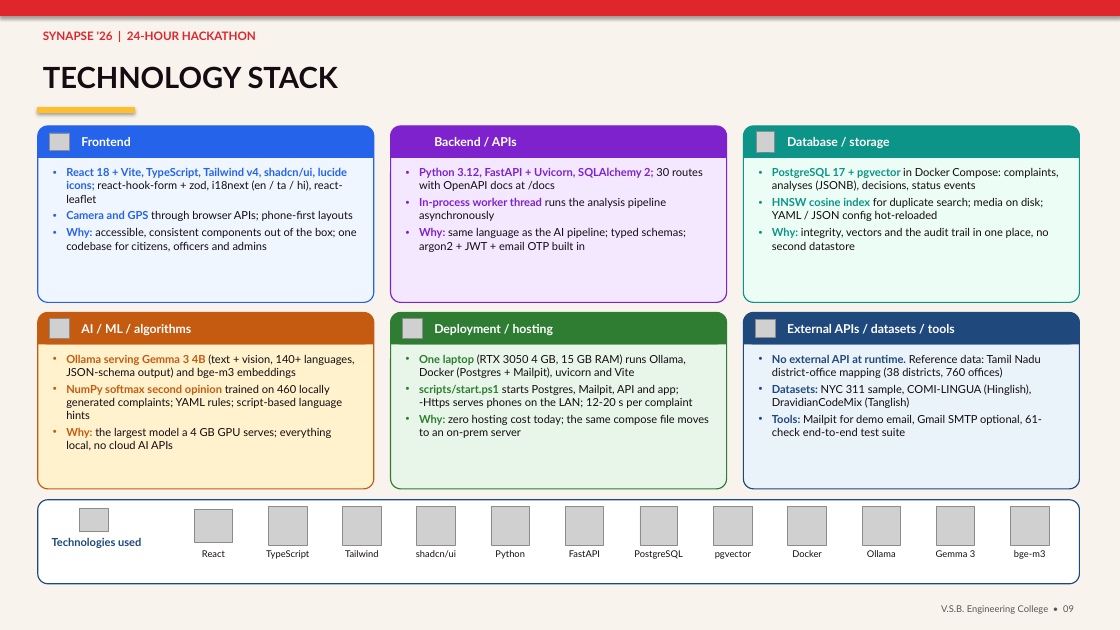
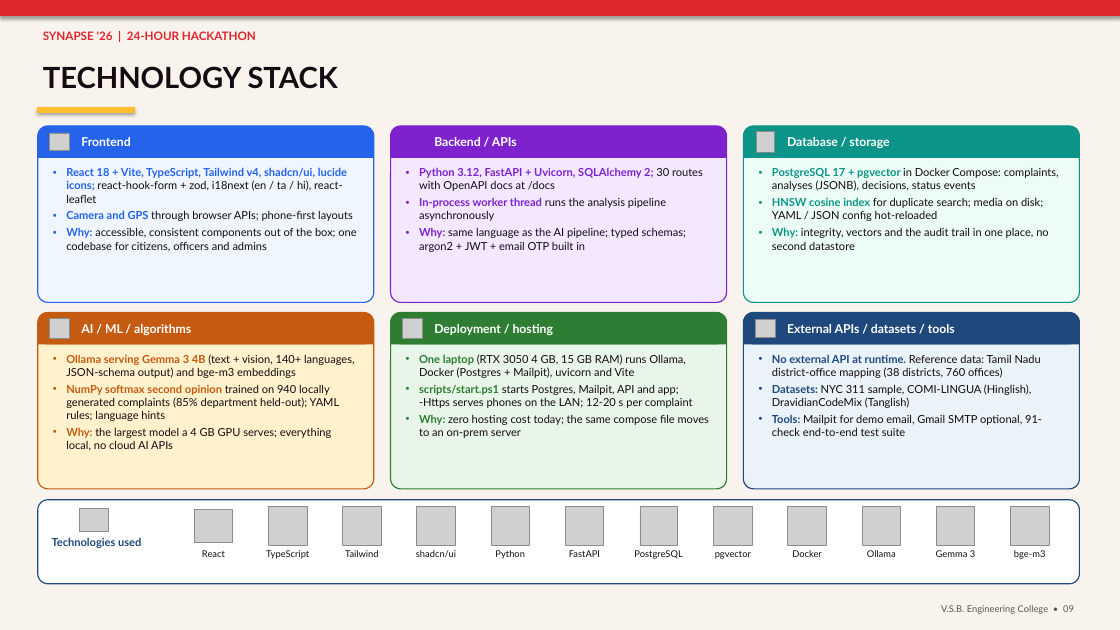
Before and after one commit to Balavigneshcse/AI_Grievance_Redressal_Prioritization_System, a slide deck: slide 6 of docs/sample.pptx. Drawn at 1120x630 pixels with LibreOffice and Linux fonts; fonts in the diff are those of the drawing; grey boxes stand for pictures; background and template pictures are left out. Boxes give left, top, right and bottom in pixels: in the first picture for what was removed or moved away, otherwise in the second. Text is boxed around its words. In the diff, an @@ line names an element or a change of style, - is before the commit and + after.

```diff
--- a/docs/sample.pptx
+++ b/docs/sample.pptx
@@ text at (x1=66, y1=384, x2=340, y2=421): text changed @@
-• NumPy softmax second opinion trained on 460 locally generated complaints; YAML rules; script-based language hints
+• NumPy softmax second opinion trained on 940 locally generated complaints (85% department held-out); YAML rules; language hints
@@ text at (x1=772, y1=415, x2=1042, y2=436): text changed @@
-• Tools: Mailpit for demo email, Gmail SMTP optional, 61-check end-to-end test suite
+• Tools: Mailpit for demo email, Gmail SMTP optional, 91-check end-to-end test suite
```
Also in this commit, not shown: 4 other files.
